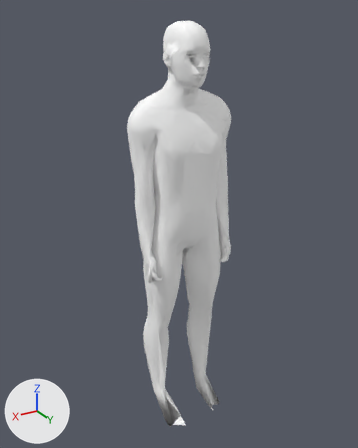
Renders of the glTF model src/assets/models/people/sa_m.glb from each side of a commit.
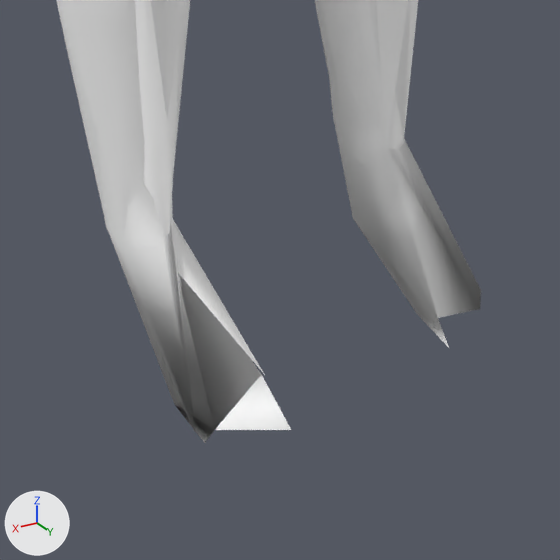
The first picture shows the older version from a camera (50 mm lens) standing at (1.031, 1.73, 1.821) and looking at (0.005, 0.021, 0.966). The close-ups show the older and then the newer version on the part from 38% to 65% of the width and 78% to 100% of the height of that picture. Only the edits that show in the close-ups are written down. Every picture has the same lights, and +X, +Y and +Z are marked at lower left. Where no turn or scale is listed for an object, it has been applied to the vertices. Vertices at exactly the same position are counted once.

The older version as bpy lines, for what is in view:
```python
me_far = bpy.data.meshes.new('far')
me_far.from_pydata(...)  # 202 vertices, 395 faces; spans x -0.23..0.23, y -0.15..0.15, z -0.89..0.89
me_far.materials.append(mat_people)  # white #ffffff
me_hi = bpy.data.meshes.new('hi')
me_hi.from_pydata(...)  # 2666 vertices, 5328 faces; spans x -0.23..0.23, y -0.14..0.14, z -0.89..0.89
me_hi.materials.append(mat_people)  # white #ffffff
me_mid = bpy.data.meshes.new('mid')
me_mid.from_pydata(...)  # 564 vertices, 1121 faces; spans x -0.23..0.23, y -0.14..0.14, z -0.89..0.89
me_mid.materials.append(mat_people)  # white #ffffff
ob_far = bpy.data.objects.new('far', me_far)
ob_far.location = (0.0, 0.0607, 0.8927)
ob_hi = bpy.data.objects.new('hi', me_hi)
ob_hi.location = (0.0, 0.0443, 0.8969)
ob_mid = bpy.data.objects.new('mid', me_mid)
ob_mid.location = (0.0, 0.044, 0.8965)
```
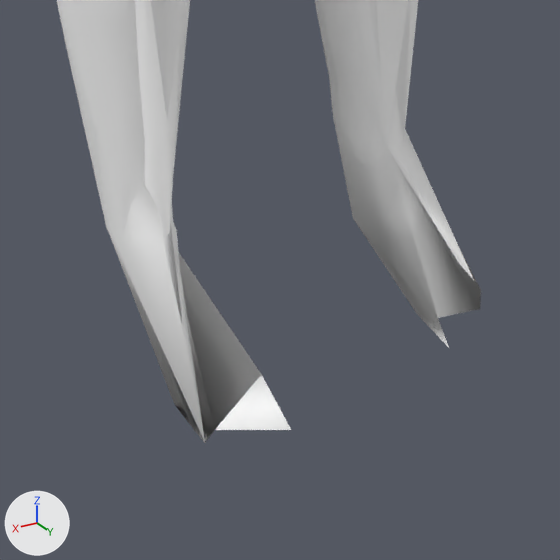
Where the newer file only moved an object's origin or applied its transform, the numbers keep the older frame.

The edits, one by one:
me_hi is used by ob_hi; location (0.0, 0.0443, 0.8969).
me_hi had 2666 vertices, 5328 faces and spanned x -0.23..0.23, y -0.14..0.14, z -0.89..0.89.
me_hi now has 2665 vertices, 5326 faces and spans x -0.23..0.23, y -0.14..0.14, z -0.88..0.89.
me_hi part 1: 1 vertex moved from x -0.13, y 0.01, z -0.79 to x -0.12, y 0.02, z -0.78; 5 vertices removed from x -0.1..0.1, y -0.06..0.12, z -0.89..-0.78; 4 vertices added at x -0.14..0.15, y -0.02..0.14, z -0.88..-0.78.
Other edits to the shape of me_hi do not show in these pictures.

Where the change shows, as pixel boxes (x1, y1, x2, y2) in the close-ups (560 x 560 px; the box of a moved part takes in the faces that stretch with it):
'hi', reshaped: before (56, 0, 404, 375); after (57, 0, 474, 441)
part 1 of me_hi, moved or reshaped: before (173, 131, 404, 375); after (120, 130, 474, 441)
